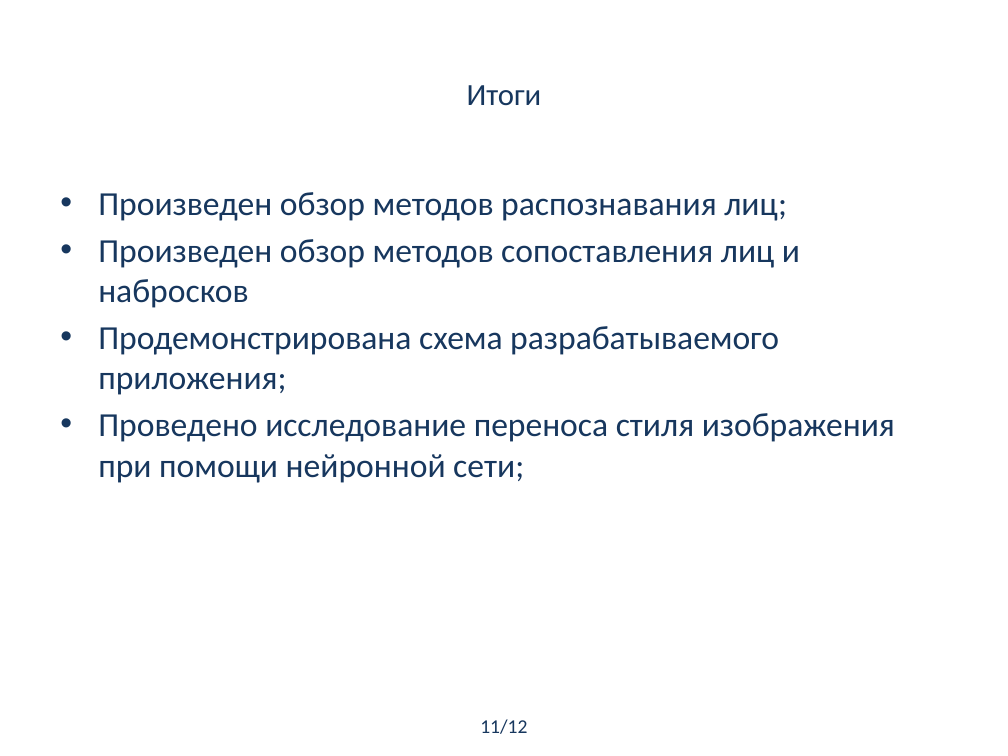
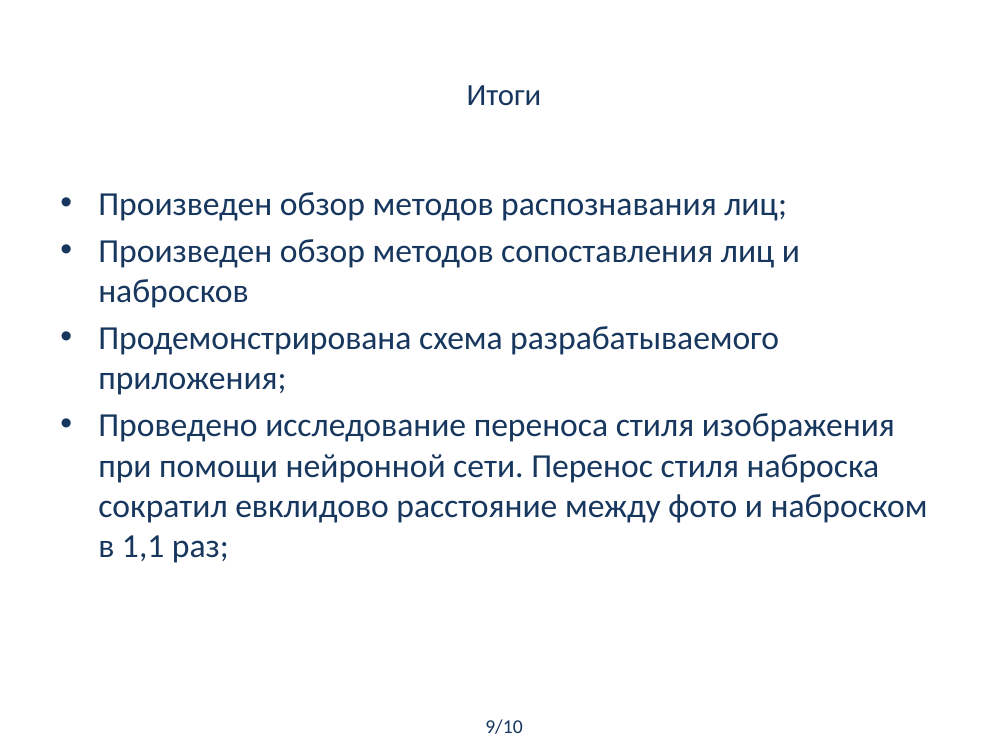
Before and after one commit to alxmcs/CompositePortraitRecognition, a slide deck: slide 9 of docs/reports/презентация.pptx. Drawn at 1008x756 pixels with LibreOffice and Linux fonts; fonts in the diff are those of the drawing. Boxes give left, top, right and bottom in pixels: in the first picture for what was removed or moved away, otherwise in the second. Text is boxed around its words. In the diff, an @@ line names an element or a change of style, - is before the commit and + after.

```diff
--- a/docs/reports/презентация.pptx
+++ b/docs/reports/презентация.pptx
@@ text at box(98, 413, 928, 563): text changed @@
-• Проведено исследование переноса стиля изображения при помощи нейронной сети;
+• Проведено исследование переноса стиля изображения при помощи нейронной сети. Перенос стиля наброска сократил евклидово расстояние между фото и наброском в 1,1 раз;
@@ text at box(485, 719, 522, 734): text changed @@
-11/12
+9/10
```
Also in this commit, not shown: 6 other slides changed, 1 other file.
